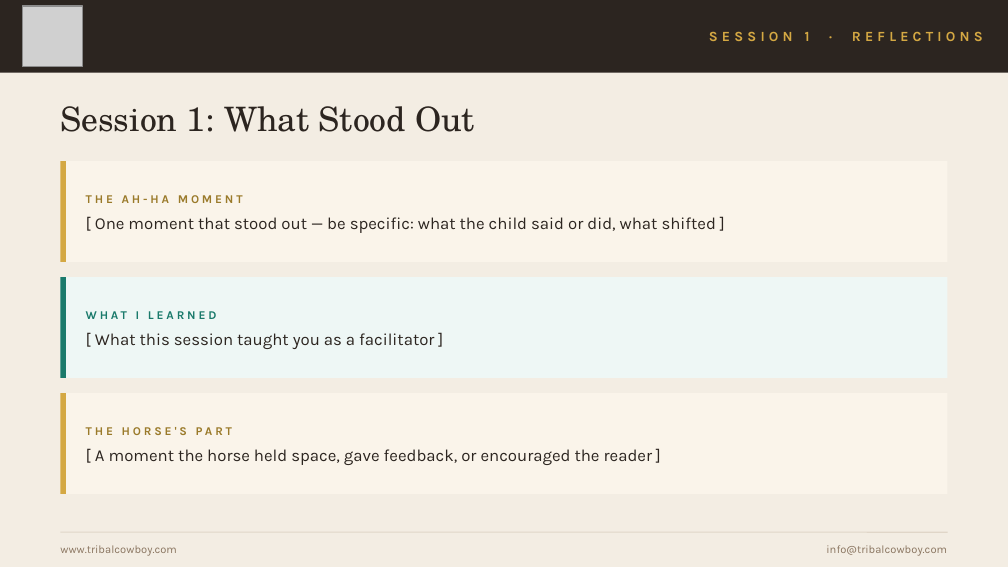
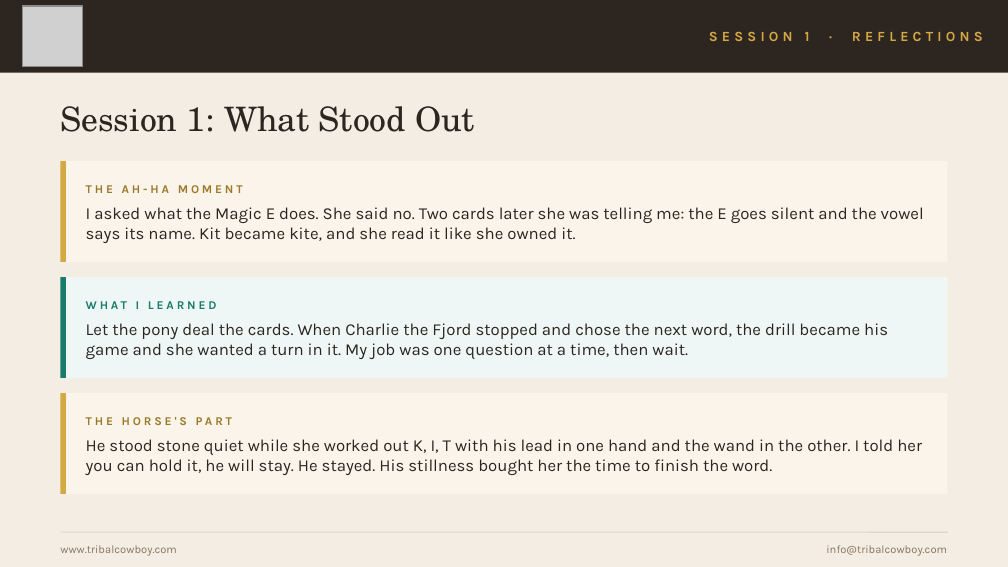
Before and after one commit to mrshuffhines-byte/tribal-cowboy-webhook, a slide deck: slide 4 of content/presentations/HPR-Class4-Practice-Sessions.pptx. Drawn at 1008x567 pixels with LibreOffice and Linux fonts; fonts in the diff are those of the drawing; grey boxes stand for pictures. Boxes give left, top, right and bottom in pixels: in the first picture for what was removed or moved away, otherwise in the second. Text is boxed around its words. In the diff, an @@ line names an element or a change of style, - is before the commit and + after.

```diff
--- a/content/presentations/HPR-Class4-Practice-Sessions.pptx
+++ b/content/presentations/HPR-Class4-Practice-Sessions.pptx
@@ text at bbox=[86, 207, 924, 243]: text changed @@
-[ One moment that stood out — be specific: what the child said or did, what shifted ]
+I asked what the Magic E does. She said no. Two cards later she was telling me: the E goes silent and the vowel says its name. Kit became kite, and she read it like she owned it.
@@ text at bbox=[86, 323, 888, 359]: text changed @@
-[ What this session taught you as a facilitator ]
+Let the pony deal the cards. When Charlie the Fjord stopped and chose the next word, the drill became his game and she wanted a turn in it. My job was one question at a time, then wait.
@@ text at bbox=[86, 439, 922, 475]: text changed @@
-[ A moment the horse held space, gave feedback, or encouraged the reader ]
+He stood stone quiet while she worked out K, I, T with his lead in one hand and the wand in the other. I told her you can hold it, he will stay. He stayed. His stillness bought her the time to finish the word.
```
Also in this commit, not shown: 7 other slides changed, 1 other file.
